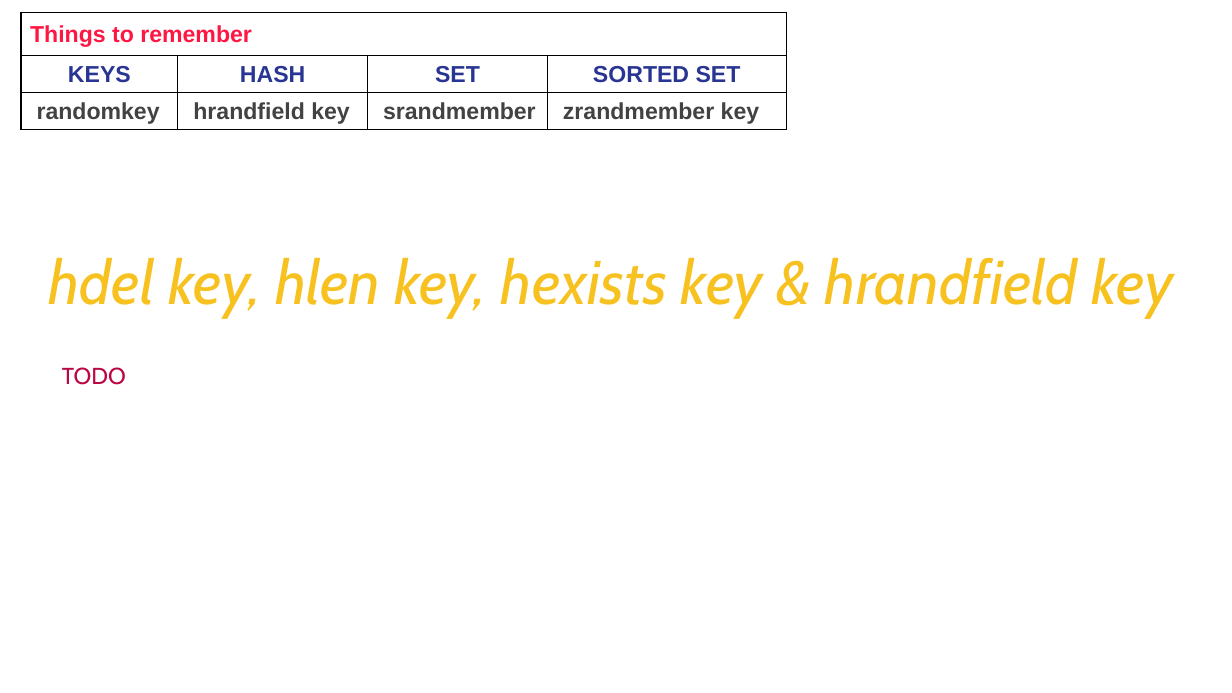
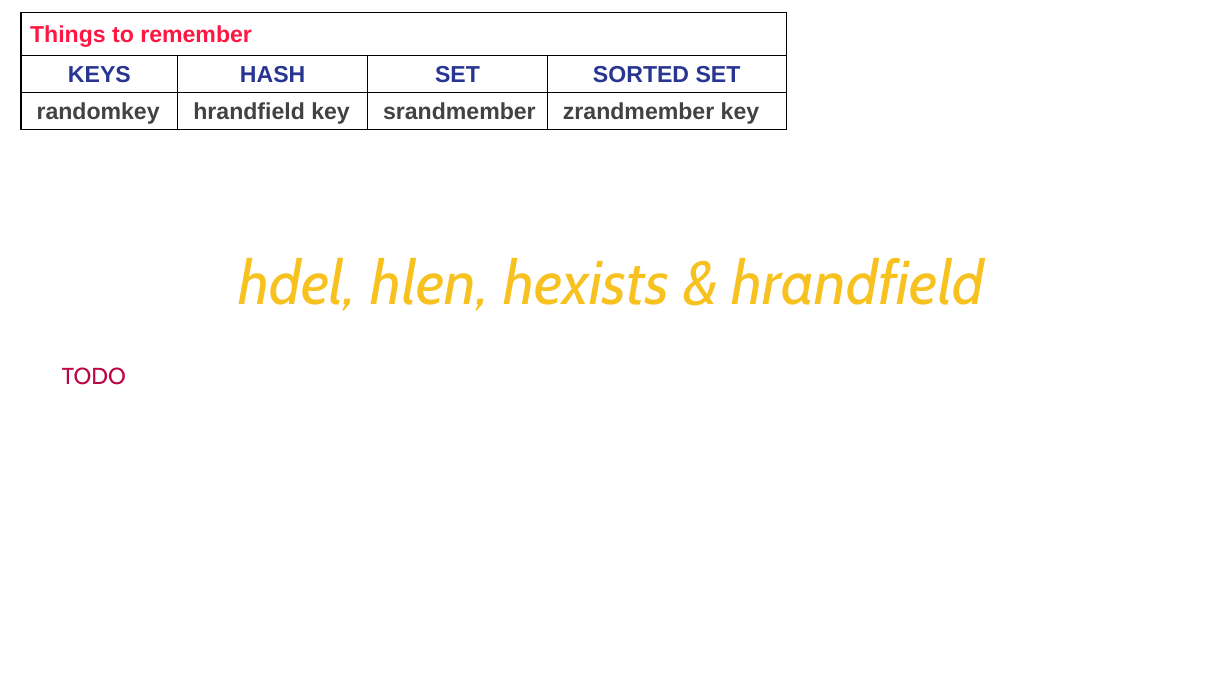
Before and after one commit to Saleel-Bagde/PPT-s, a slide deck: slide 58 of redis Ver2.pptx. Drawn at 1232x693 pixels with LibreOffice and Linux fonts; fonts in the diff are those of the drawing. Boxes give left, top, right and bottom in pixels: in the first picture for what was removed or moved away, otherwise in the second. Text is boxed around its words. In the diff, an @@ line names an element or a change of style, - is before the commit and + after.

```diff
--- a/redis Ver2.pptx
+++ b/redis Ver2.pptx
@@ text at [238,257,985,311]: text changed @@
-hdel key, hlen key, hexists key & hrandfield key
+hdel, hlen, hexists & hrandfield
```
Also in this commit, not shown: 52 other slides changed, 3 slides added.
